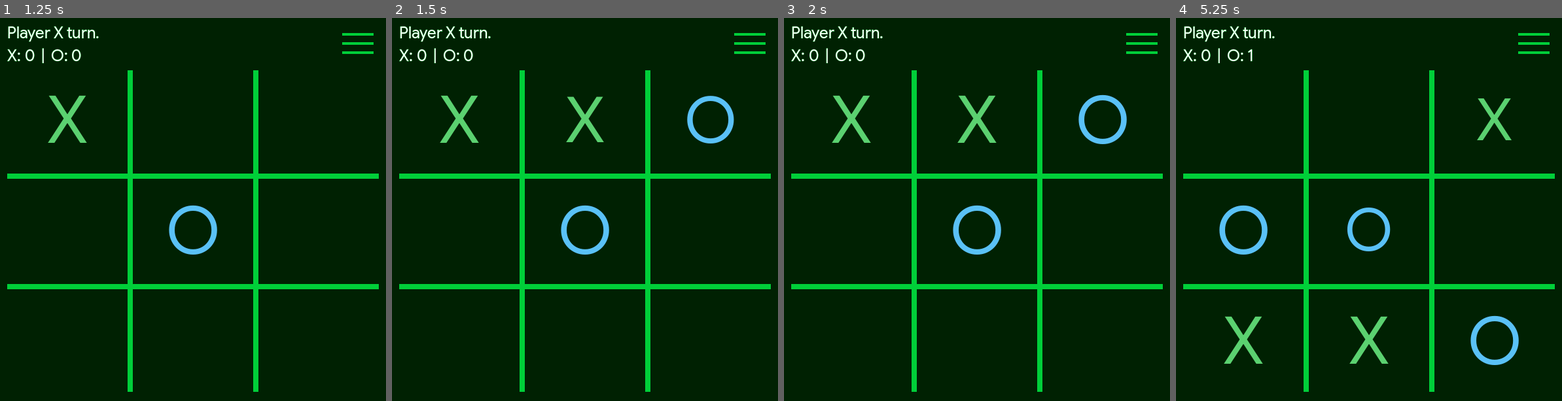
Above: before the commit, frames 1-4 (left to right).
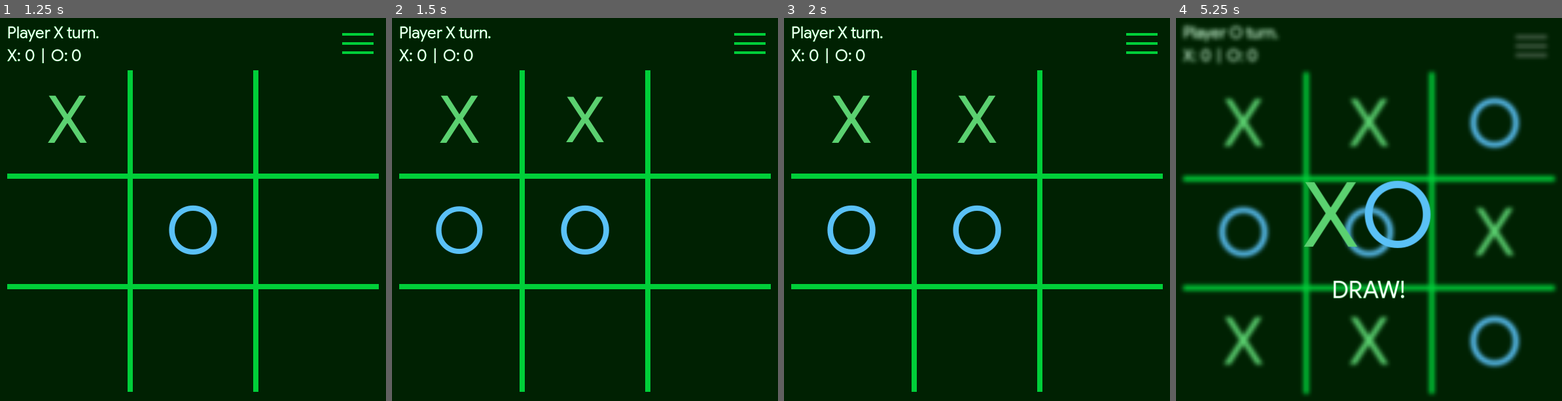
Above: after the commit, the same moments.

Repository: kevincabanilla/tic-tac-toe
Game: Godot game, scene res://scenes/main/main.tscn
Two runs of this game, one before a commit and one after it. Both use one fixed random seed, a clock stepped at 60 frames per second and the inputs below.
Inputs (mouse positions are in pixels of both pictures, inside the frame that each line leads up to):
- Up to frame 1 (1.25 s): click (65, 121) at 0.5 s
- Up to frame 2 (1.5 s): click (585, 121) at 1.25 s
- Up to frame 3 (2 s): no input
- Up to frame 4 (5.25 s): click (1241, 232) at 2.02 s; click (1496, 232) at 2.75 s; click (1241, 339) at 3.5 s; click (1369, 339) at 4.25 s; click (1496, 121) at 5.02 s

Frame 1 is identical in both runs. In frame 2, 1.0% of the frame differs, in the area x 11-89%, y 20-62%; in frame 3, 1.1%; in frame 4, 21%, in the area x 1-99%, y 1-99%.

Commit message:
add hard and impossible difficulty

Diff:
--- a/scenes/ui/options_menu/options_menu.tscn
+++ b/scenes/ui/options_menu/options_menu.tscn
@@ -71,7 +71,7 @@
 popup/item_0/id = 0
 popup/item_1/text = "Medium"
 popup/item_1/id = 1
-popup/item_2/text = "Hard"
+popup/item_2/text = "Impossible"
 popup/item_2/id = 2
 
 [node name="Label3" type="Label" parent="MarginContainer/VBoxContainer/GridContainer" unique_id=1621942812]
--- a/scripts/enums.gd
+++ b/scripts/enums.gd
@@ -6,10 +6,16 @@
 	O = -1
 }
 
+enum Mode {
+	AI,
+	TwoPlayer
+}
+
 enum Difficulty {
 	Easy,
 	Medium,
-	Hard
+	Hard,
+	Impossible
 }
 
 enum PivotLocation {
--- a/scripts/game_ai.gd
+++ b/scripts/game_ai.gd
@@ -1,9 +1,27 @@
 extends Node
 
 var difficulty := Enums.Difficulty.Easy
+var win_combinations := [
+		[0,1,2], # top row
+		[3,4,5], # middle row
+		[6,7,8], # bottom row
+		[0,3,6], # left column
+		[1,4,7], # middle column
+		[2,5,8], # right column
+		[0,4,8], # diagonal
+		[2,4,6]  # diagonal
+	]
 
 func make_move(board: Array) -> Dictionary:
-	return _medium_move(board)
+	match difficulty:
+		Enums.Difficulty.Easy:
+			return _easy_move(board)
+		Enums.Difficulty.Medium:
+			return _medium_move(board)
+		Enums.Difficulty.Hard:
+			return _medium_move(board, true)
+		_:
+			return _impossible_move(board)
 
 
 func _easy_move(board: Array) -> Dictionary:
@@ -22,48 +40,61 @@
 		return {}
 
 
-func _medium_move(board: Array) -> Dictionary:
+func _medium_move(board: Array, pick_center := false) -> Dictionary:
 	# Rules:
 	# 1. Win if possible
 	# 2. Block player from winning
 	# 3. Pick center
 	# 4. Pick random
-	var new_board: Array[Enums.Player] = []
+	var new_board: Array[Enums.Player] = _convert_board_into_singel_array(board)
 
-	for row in range(board.size()):
-		for col in range(board[row].size()):
-			new_board.append(board[row][col])
-
-	var move := find_winning_move(new_board, Enums.Player.O)
+	var move := _find_winning_move(new_board, Enums.Player.O)
 
 	if move != -1:
 		return { "row": move / 3, "col": move % 3 }
 
-	move = find_winning_move(new_board, Enums.Player.X)
+	move = _find_winning_move(new_board, Enums.Player.X)
 	if move != -1:
 		return { "row": move / 3, "col": move % 3 }
 
-	if new_board[4] == 0 && randf() > .6:
+	if pick_center && new_board[4] == 0 && randf() > .2:
 		return { "row": 1, "col": 1 }
+
 
 	return _easy_move(board)
 
 
-func _hard_move(board: Array) -> Dictionary:
-	return {}
+func _impossible_move(base_board: Array) -> Dictionary:
+	var best_score = -INF
+	var move = -1
+	var board := _convert_board_into_singel_array(base_board)
+
+	if board.all(func(cell: int): return cell == 0):
+		return { "row": 1, "col": 1 }
+
+	for i in range(9):
+		if board[i] == 0:
+			board[i] = Enums.Player.O
+			var score = _minimax(board, false)
+			board[i] = 0
+
+			if score > best_score:
+				best_score = score
+				move = i
+
+	#var move = best_moves.pick_random()
+	return { "row": move / 3, "col": move % 3 }
 
 
-func find_winning_move(board: Array, player: Enums.Player) -> int:
-	var win_combinations = [
-		[0,1,2], # top row
-		[3,4,5], # middle row
-		[6,7,8], # bottom row
-		[0,3,6], # left column
-		[1,4,7], # middle column
-		[2,5,8], # right column
-		[0,4,8], # diagonal
-		[2,4,6]  # diagonal
-	]
+func _convert_board_into_singel_array(board: Array) -> Array:
+	var new_board: Array[Enums.Player] = []
+	for row in range(board.size()):
+		for col in range(board[row].size()):
+			new_board.append(board[row][col])
+	return new_board
+
+
+func _find_winning_move(board: Array, player: Enums.Player) -> int:
 	for combo in win_combinations:
 		var a = combo[0]
 		var b = combo[1]
@@ -79,3 +110,50 @@
 			else:
 				return c
 	return -1
+
+
+func _minimax(board: Array, is_maximizing: bool):
+	var result = _get_winner_score(board)
+	if result != null:
+		return result
+
+	if is_maximizing:
+		var best_score = -INF
+		for i in range(9):
+			if board[i] == 0:
+				board[i] = Enums.Player.O
+				var score = _minimax(board, false)
+				board[i] = 0
+				best_score = max(score, best_score)
+		return best_score
+	else:
+		var best_score = INF
+		for i in range(9):
+			if board[i] == 0:
+				board[i] = Enums.Player.X
+				var score = _minimax(board, true)
+				board[i] = 0
+				best_score = min(score, best_score)
+		return best_score
+
+func _get_winner_score(board: Array) -> Variant:
+	# Check wins
+	for combo in win_combinations:
+		var a = combo[0]
+		var b = combo[1]
+		var c = combo[2]
+
+		if board[a] != 0 and board[a] == board[b] and board[b] == board[c]:
+			match board[a]:
+				Enums.Player.O:
+					return 10
+				Enums.Player.X:
+					return -10
+				_:
+					return 0
+
+	# Check draw
+	if not board.has(0):
+		return 0
+
+	return null
